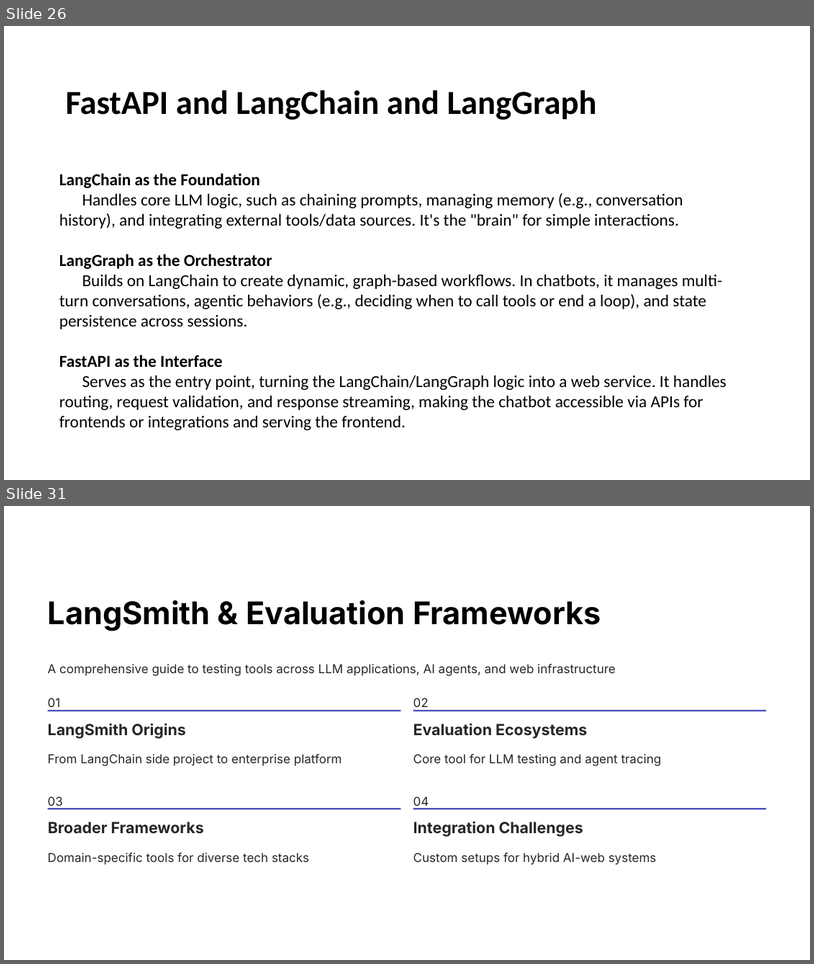
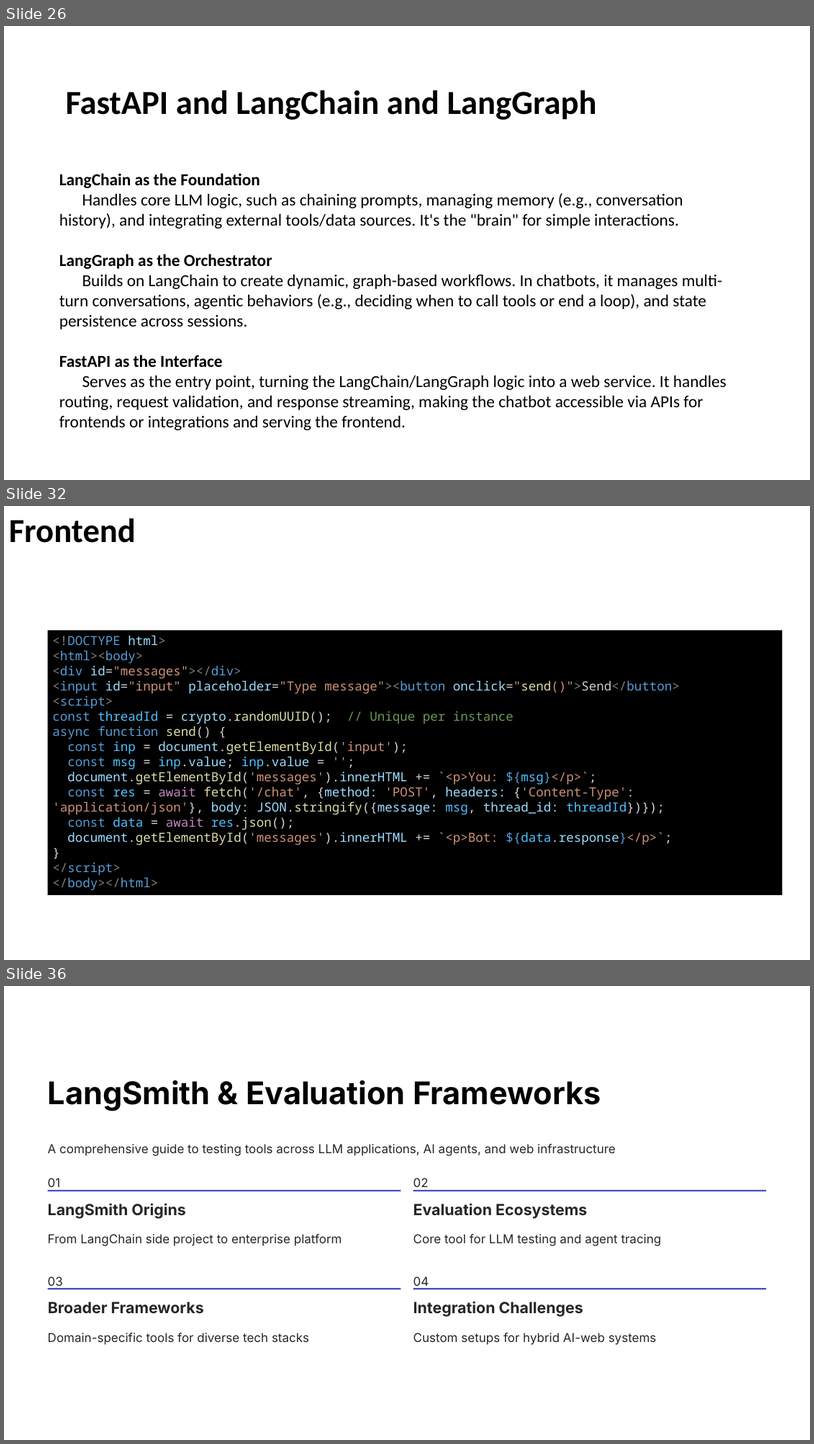
Before and after one commit to enoch-sit/proj01_chatbot_edu, a slide deck: week08/AI Agent Design III LangSmith-and-Evaluation-Frameworks.pptx. Shown one above the other, each under a label of ours: slides 26 and 31 before the commit, slides 26, 32 and 36 after it; the slides between them are not shown. The pictures are 814x964 and 814x1444 pixels, drawn with LibreOffice and Linux fonts; fonts in the diff are those of the drawing. Boxes give left, top, right and bottom in pixels: in the first picture for what was removed or moved away, otherwise in the second. Text is boxed around its words. In the diff, an @@ line names an element or a change of style, - is before the commit and + after.

```diff
--- a/week08/AI Agent Design III LangSmith-and-Evaluation-Frameworks.pptx
+++ b/week08/AI Agent Design III LangSmith-and-Evaluation-Frameworks.pptx
@@ slide 32 added at <box>4,506,810,960</box>, background #000000; not listed: 1 template element that a slide beside it also shows @@
@@ text added at <box>9,518,136,543</box>, 48 pt, text #000000, bold @@
+Frontend
@@ rectangle added at <box>48,630,783,895</box>, fill #000000, 18 pt, text #9CDCFE @@
+<!DOCTYPE html>
+<html><body>
+<div id="messages"></div>
+<input id="input" placeholder="Type message"><button onclick="send()">Send</button>
+<script>
+const threadId = crypto.randomUUID(); // Unique per instance
+async function send() {
+const inp = document.getElementById('input');
+const msg = inp.value; inp.value = '';
+document.getElementById('messages').innerHTML += `<p>You: ${msg}</p>`;
+const res = await fetch('/chat', {method: 'POST', headers: {'Content-Type': 'application/json'}, body: JSON.stringify({message: msg, thread_id: threadId})});
+const data = await res.json();
+document.getElementById('messages').innerHTML += `<p>Bot: ${data.response}</p>`;
+}
+</script>
+</body></html>
@@ what was slide 31 is now slide 36 @@
```
Also in this commit, not shown: 9 slides changed, 6 other slides added, 2 slides removed, 6 other files.
